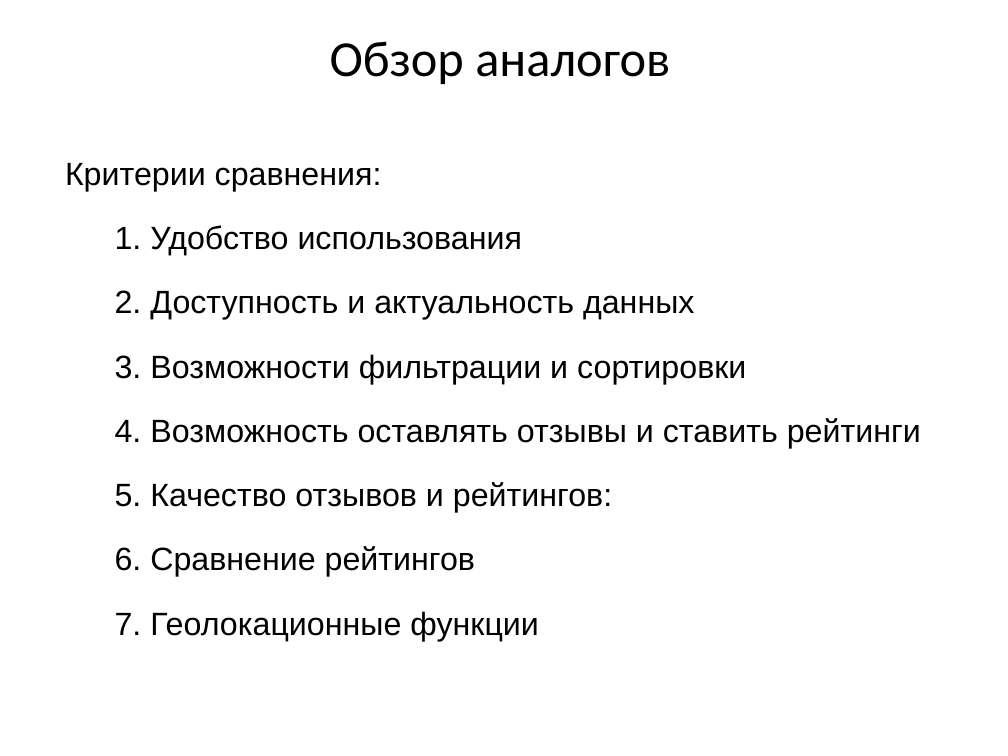
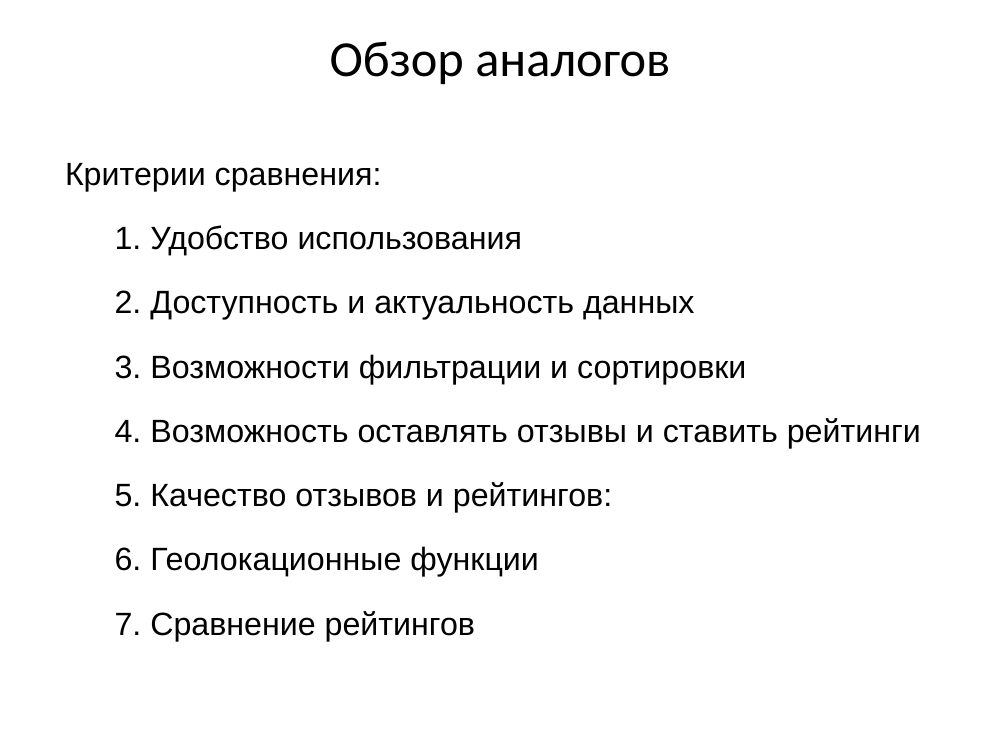
Before and after one commit to vadimgilka/-arRatingWebsite, a slide deck: slide 9 of Documentation/My documentation/Predzashita_Gailevich.pptx (slide 10 before the commit). Drawn at 1008x756 pixels with LibreOffice and Linux fonts; fonts in the diff are those of the drawing. Boxes give left, top, right and bottom in pixels: in the first picture for what was removed or moved away, otherwise in the second. Text is boxed around its words. In the diff, an @@ line names an element or a change of style, - is before the commit and + after.

```diff
--- a/Documentation/My documentation/Predzashita_Gailevich.pptx
+++ b/Documentation/My documentation/Predzashita_Gailevich.pptx
@@ subtitle at (115, 546, 539, 641): text changed @@
-6. Сравнение рейтингов
-7. Геолокационные функции
+6. Геолокационные функции
+7. Сравнение рейтингов
```
Also in this commit, not shown: 8 other slides changed, 1 slide added, 3 slides removed.
